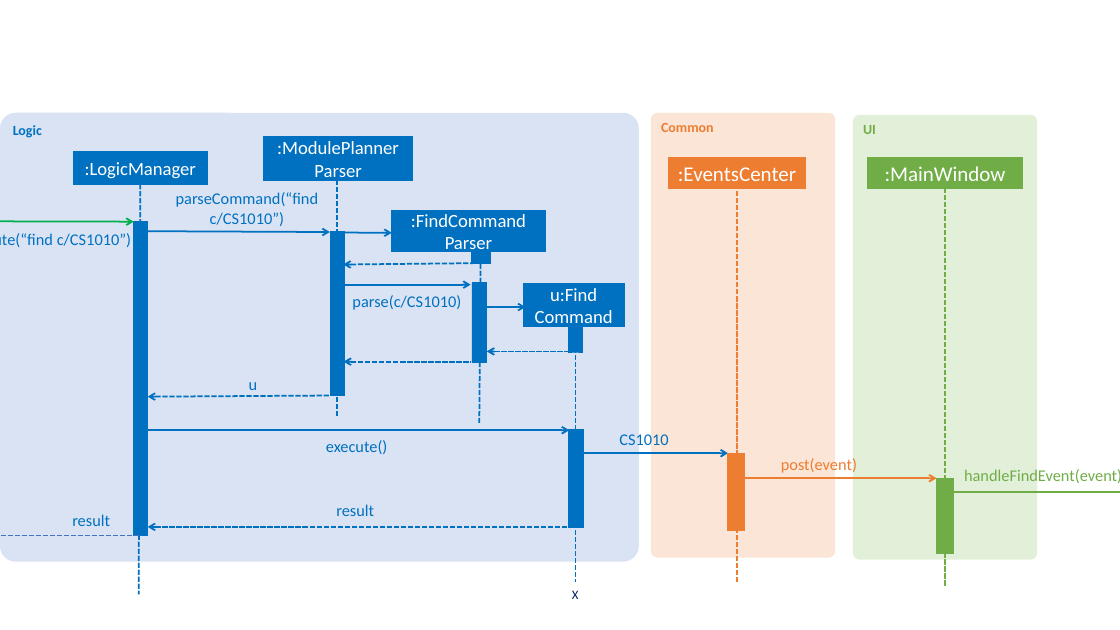
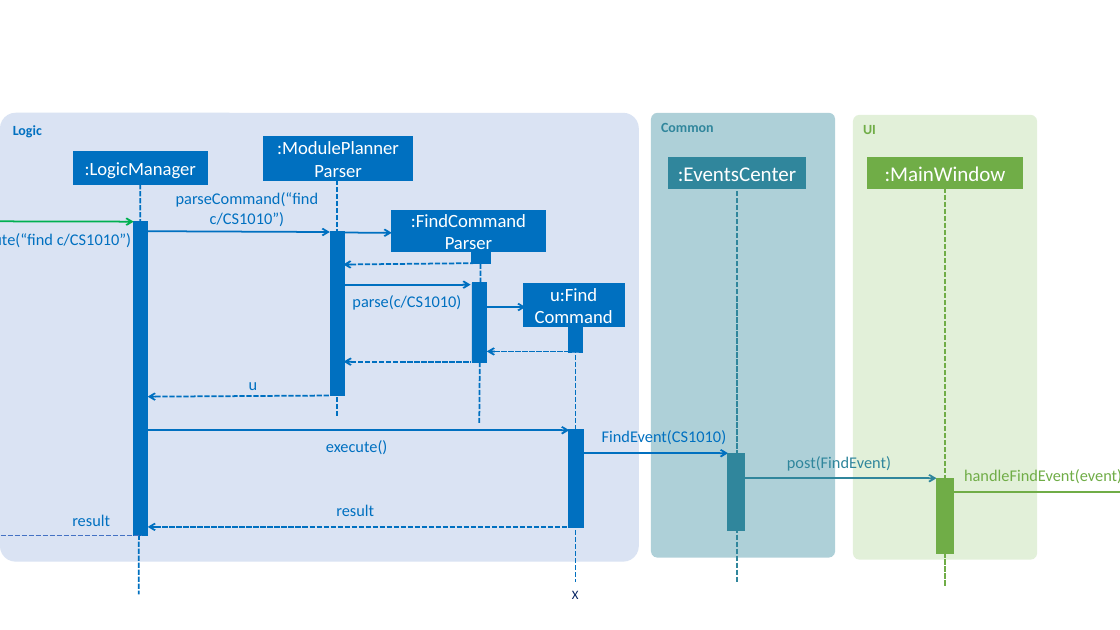
Before and after one commit to rongjiecomputer/main, a slide deck: slide 1 of docs/diagrams/FindSequenceDiagram.pptx. Drawn at 1120x630 pixels with LibreOffice and Linux fonts; fonts in the diff are those of the drawing. Boxes give left, top, right and bottom in pixels: in the first picture for what was removed or moved away, otherwise in the second. Text is boxed around its words. In the diff, an @@ line names an element or a change of style, - is before the commit and + after.

```diff
--- a/docs/diagrams/FindSequenceDiagram.pptx
+++ b/docs/diagrams/FindSequenceDiagram.pptx
@@ rounded rectangle "Common" at <box>651,113,835,558</box>: text colour #ED7D31 to #30869C; fill #FBE5D6 to #30869C at 39% opacity @@
@@ rectangle ":EventsCenter" at <box>669,158,805,188</box>: fill #ED7D31 to #30869C; outline #ED7D31 1 pt to #30869C 1 pt @@
@@ line (737, 184) - (737, 582): stroke #ED7D31 1.5 pt dashed to #30869C 1.5 pt dashed @@
@@ text at <box>602,428,727,446</box>: text changed @@
-CS1010
+FindEvent(CS1010)
@@ rectangle at <box>728,454,744,530</box>: fill #ED7D31 to #30869C; outline #ED7D31 1 pt to #30869C 1 pt @@
@@ arrow (744, 478) - (937, 478): stroke #ED7D31 1.5 pt to #30869C 1.5 pt @@
@@ text at <box>787,455,891,473</box>: text changed; text colour #ED7D31 to #30869C @@
-post(event)
+post(FindEvent)
```
Also in this commit, not shown: 20 other files.
